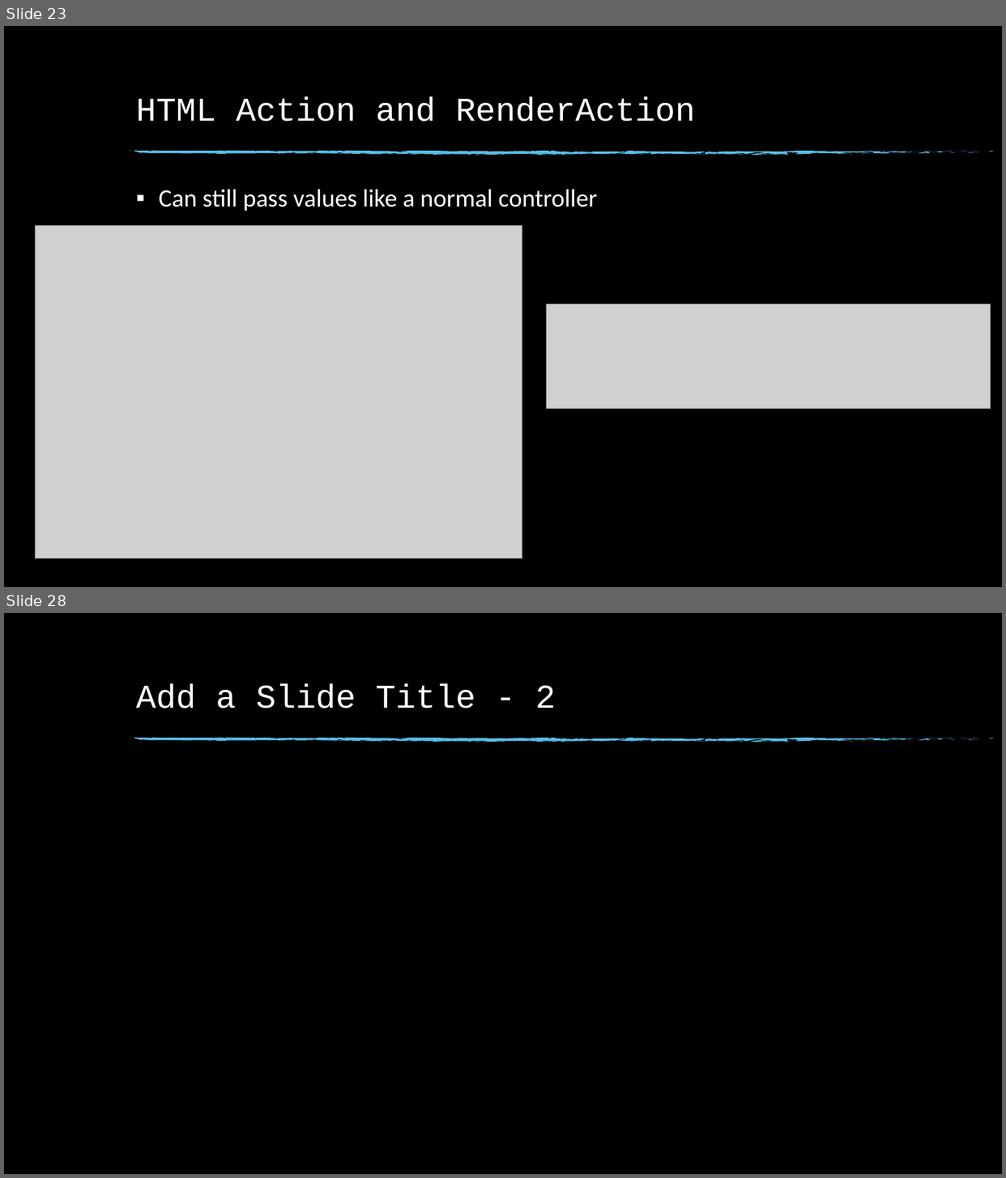
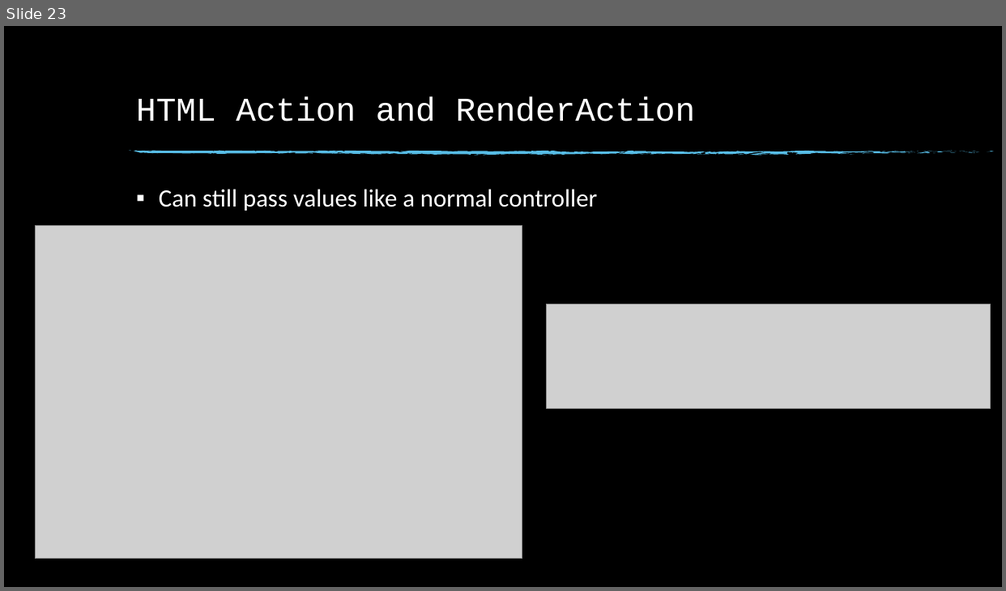
Before and after one commit to ccrngd1/SCTD-DWD278-MVC5, a slide deck: ppt7-CH5.pptx. Shown one above the other, each under a label of ours: slides 23 and 28 before the commit, slide 23 after it; the slides between them are not shown. The pictures are 1006x1178 and 1006x591 pixels, drawn with LibreOffice and Linux fonts; fonts in the diff are those of the drawing; grey boxes stand for pictures; background and template pictures are left out. Boxes give left, top, right and bottom in pixels: in the first picture for what was removed or moved away, otherwise in the second. Text is boxed around its words. In the diff, an @@ line names an element or a change of style, - is before the commit and + after.

```diff
--- a/ppt7-CH5.pptx
+++ b/ppt7-CH5.pptx
@@ slide 28 removed at bbox=[4, 613, 1002, 1174], background picture (left out); not listed: 74 template elements that a slide beside it also shows @@
@@ title removed at bbox=[136, 683, 556, 709] @@
-Add a Slide Title - 2
```
Also in this commit, not shown: 1 slide changed, 8 other slides removed, 1 other file.
